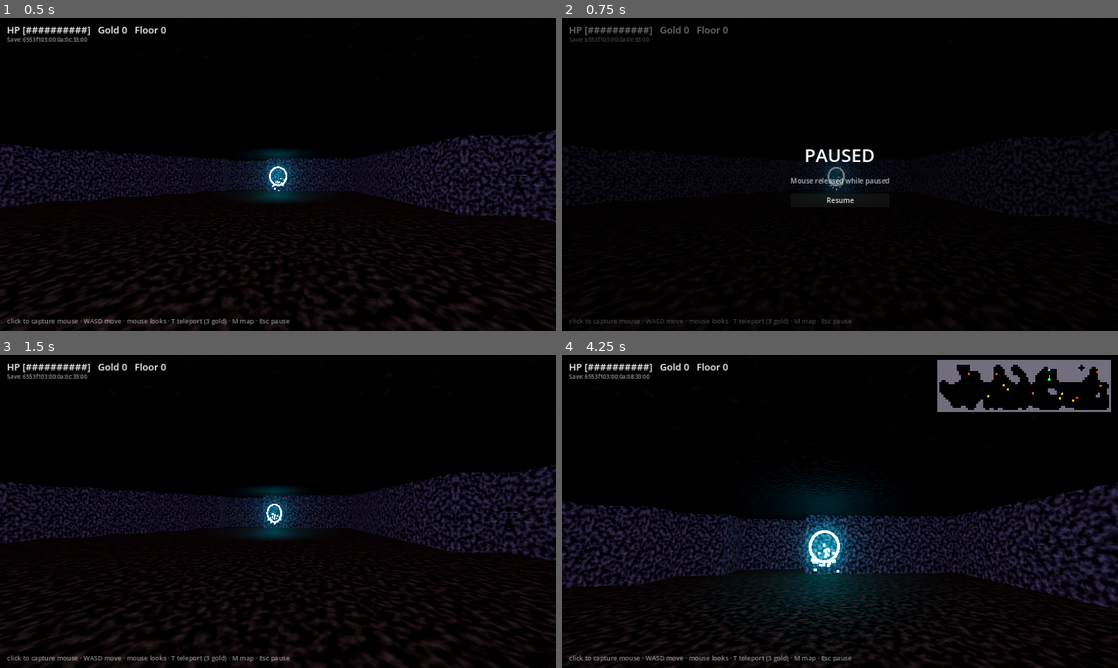
Above: before the commit, frames 1-4 (two rows, left to right).
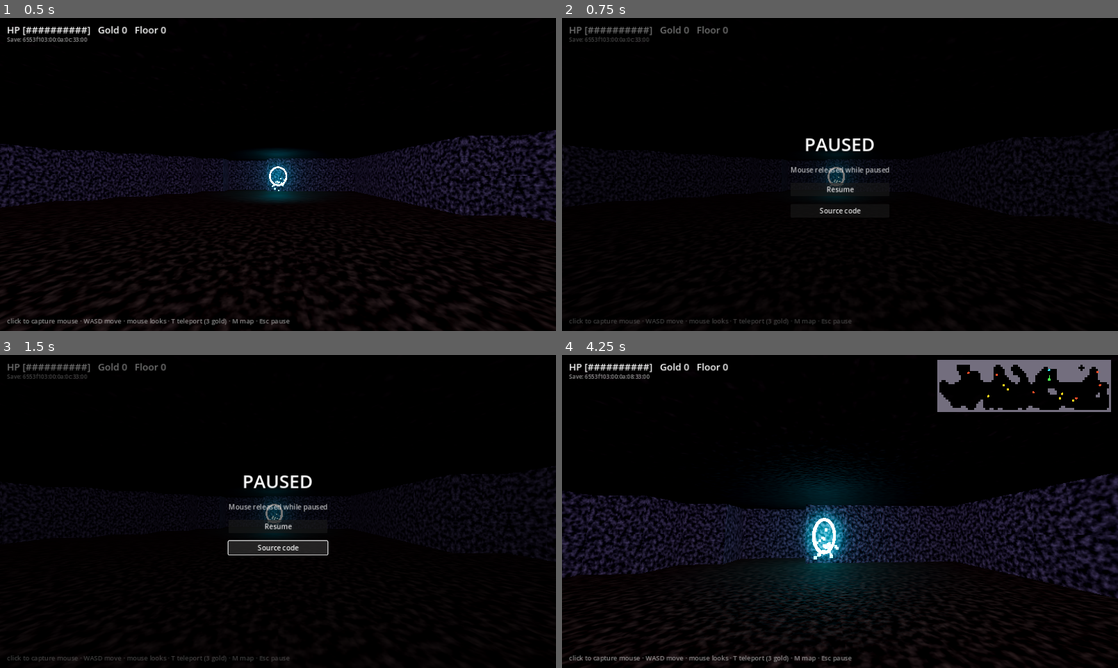
Above: after the commit, the same moments.

Repository: adipascu/carrot-crawler-3d
Game: Godot game, scene res://main.tscn
Same seed, same stepped clock (60 frames per second), same inputs: the game is played once before the commit and once after it.
Inputs (mouse positions are in pixels of both pictures, inside the frame that each line leads up to):
- Up to frame 1 (0.5 s): no input
- Up to frame 2 (0.75 s): tap Enter at 0.5 s; move the mouse to (962, 158) at 0.52 s; hold D from 0.53 s (still down); tap P at 0.6 s; click (962, 158) at 0.67 s
- Up to frame 3 (1.5 s): release D at 1.25 s; click "Resume" (after the commit: "Source code") at 1.25 s
- Up to frame 4 (4.25 s): click (840, 527) at 2 s, where only the run after the commit has a clickable "Resume"; tap Enter at 2.75, 3.5 s; move the mouse to (812, 511) at 2.77 s; hold W from 2.78 s (still down); tap T at 2.85 s; move the mouse to (851, 505) at 3.52 s; tap M at 3.6 s

Frame 1 is identical in both runs. In frame 2, 1.1% of the frame differs, in the area x 41-59%, y 38-63%; in frame 3, 7.0%; in frame 4, 13%, in the area x 0-100%, y 5-100%.

Commit message:
Publish to GitHub Pages with license and attribution

Diff:
--- a/godot3d/main.gd
+++ b/godot3d/main.gd
@@ -819,6 +819,7 @@
 	again.text = "Play again"
 	again.pressed.connect(restart)
 	panel.get_node("vbox").add_child(again)
+	panel.get_node("vbox").add_child(_source_button())
 
 
 func _menu_panel() -> Control:
@@ -858,7 +859,15 @@
 	b.text = btn_text
 	b.pressed.connect(btn_fn)
 	panel.get_node("vbox").add_child(b)
+	panel.get_node("vbox").add_child(_source_button())
 	return layer
+
+
+func _source_button() -> Button:
+	var b := Button.new()
+	b.text = "Source code"
+	b.pressed.connect(func(): OS.shell_open("https://github.com/adipascu/carrot-crawler-3d"))
+	return b
 
 
 func selftest() -> void:
Not shown, changed: godot3d/export_presets.cfg
Not shown, added: .github/workflows/deploy.yml
Not shown, added: LICENSE
Not shown, added: README.md
